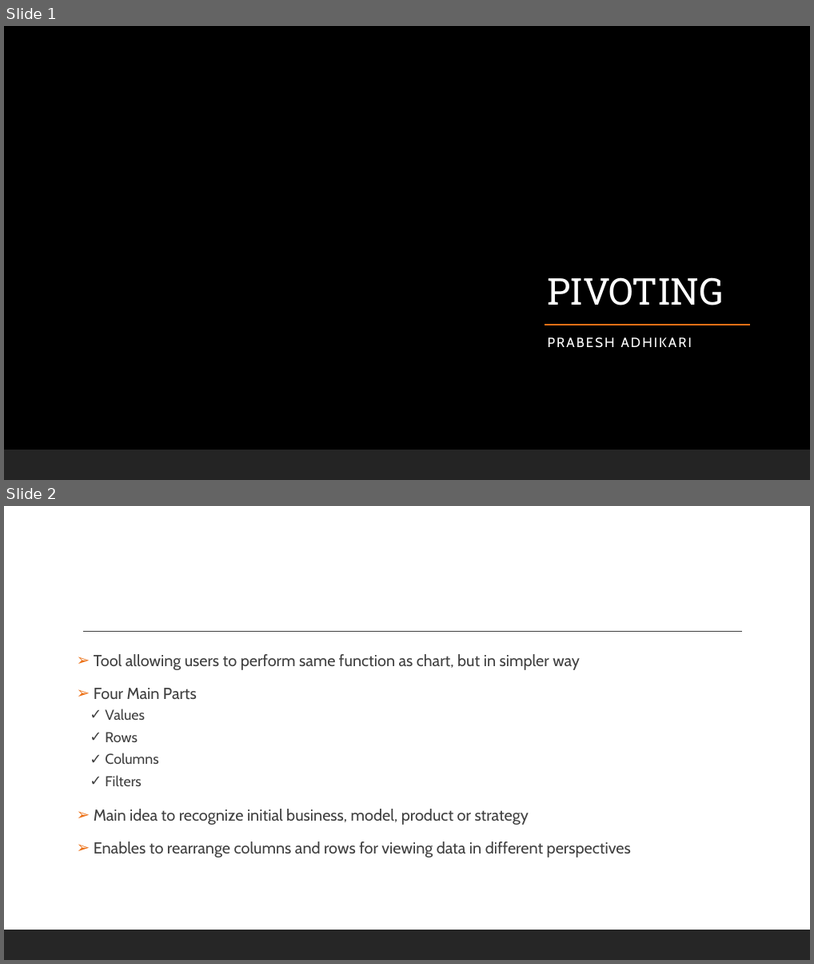
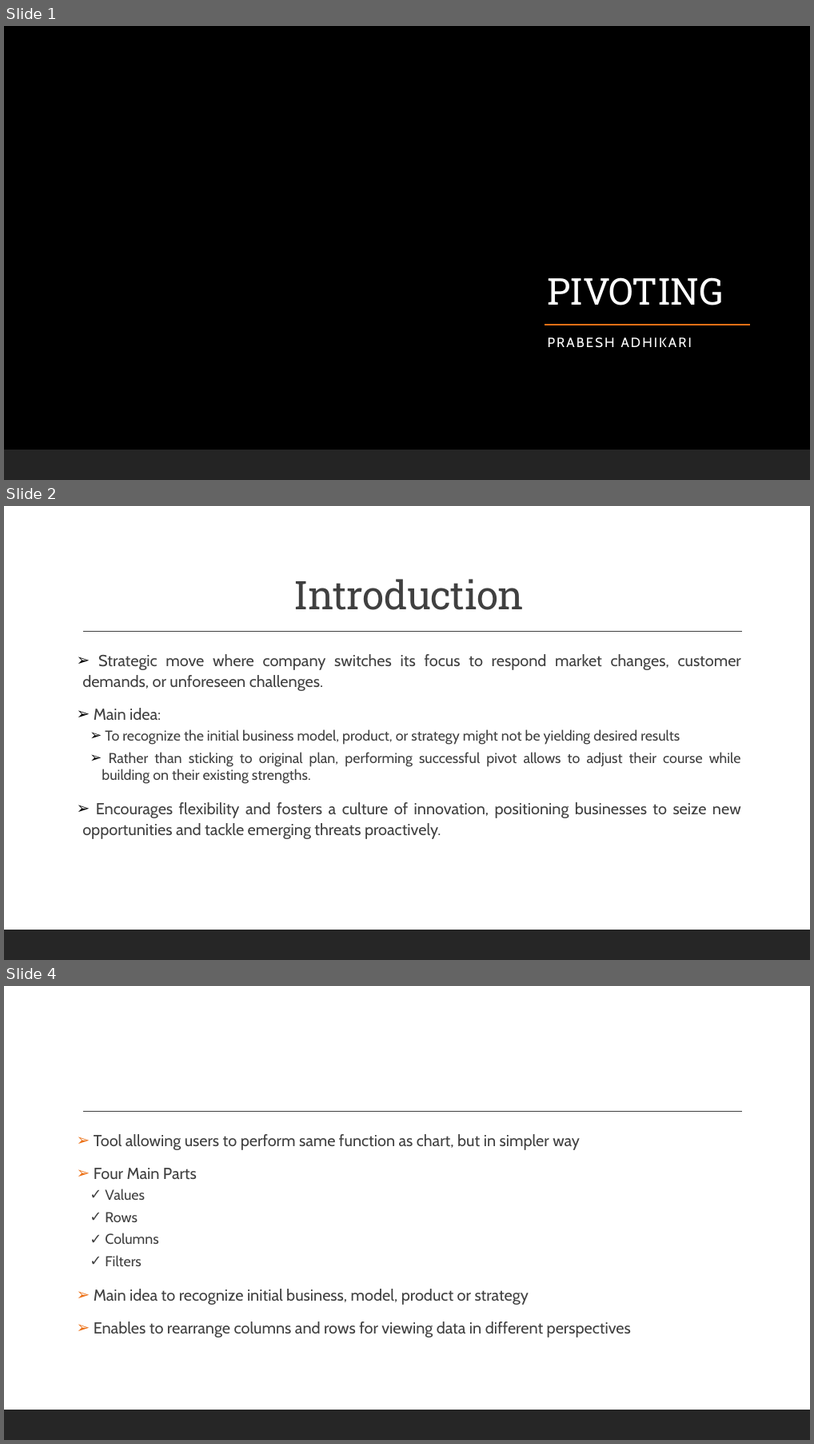
Before and after one commit to spaggiari65/present, a slide deck: PIVOTING.pptx. Shown one above the other, each under a label of ours: slides 1 and 2 before the commit, slides 1, 2 and 4 after it; the slides between them are not shown. The pictures are 814x964 and 814x1444 pixels, drawn with LibreOffice and Linux fonts; fonts in the diff are those of the drawing; background and template pictures are left out. Boxes give left, top, right and bottom in pixels: in the first picture for what was removed or moved away, otherwise in the second. Text is boxed around its words. In the diff, an @@ line names an element or a change of style, - is before the commit and + after.

```diff
--- a/PIVOTING.pptx
+++ b/PIVOTING.pptx
@@ slide 2 added at [4,506,810,960], background #FFFFFF; not listed: 2 template elements that a slide beside it also shows @@
@@ title added at [294,579,524,610], 47 pt, text #404040 @@
+Introduction
@@ text added at [82,654,742,839], 19 pt, text #404040 @@
+➢ Strategic move where company switches its focus to respond market changes, customer demands, or unforeseen challenges.
+➢ Main idea:
+  ➢ To recognize the initial business model, product, or strategy might not be yielding desired results
+  ➢ Rather than sticking to original plan, performing successful pivot allows to adjust their course while building on their existing strengths.
+➢ Encourages flexibility and fosters a culture of innovation, positioning businesses to seize new opportunities and tackle emerging threats proactively.
@@ what was slide 2 is now slide 4 @@
```
Also in this commit, not shown: 10 other slides added, 1 other file.
